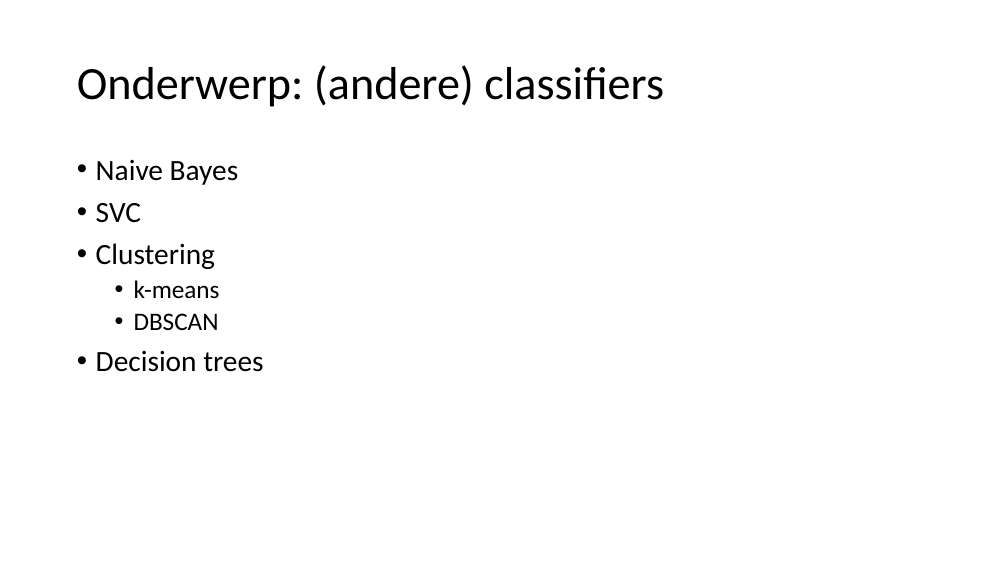
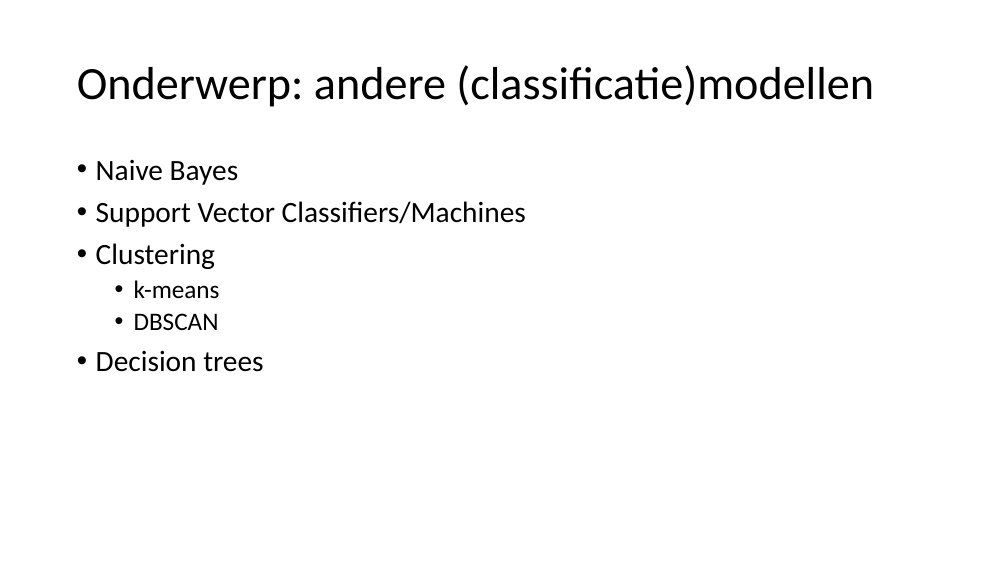
Before and after one commit to hanze-hbo-ict/Machine-Learning, a slide deck: slide 3 of Keynote/6.andere-modellen.pptx. Drawn at 1008x567 pixels with LibreOffice and Linux fonts; fonts in the diff are those of the drawing. Boxes give left, top, right and bottom in pixels: in the first picture for what was removed or moved away, otherwise in the second. Text is boxed around its words. In the diff, an @@ line names an element or a change of style, - is before the commit and + after.

```diff
--- a/Keynote/6.andere-modellen.pptx
+++ b/Keynote/6.andere-modellen.pptx
@@ title at (77, 65, 874, 107): text changed @@
-Onderwerp: (andere) classifiers
+Onderwerp: andere (classificatie)modellen
@@ text at (96, 201, 526, 227): text changed @@
-• SVC
+• Support Vector Classifiers/Machines
```
Also in this commit, not shown: 7 other slides changed, 37 slides added, 2 slides removed, 4 other files.
